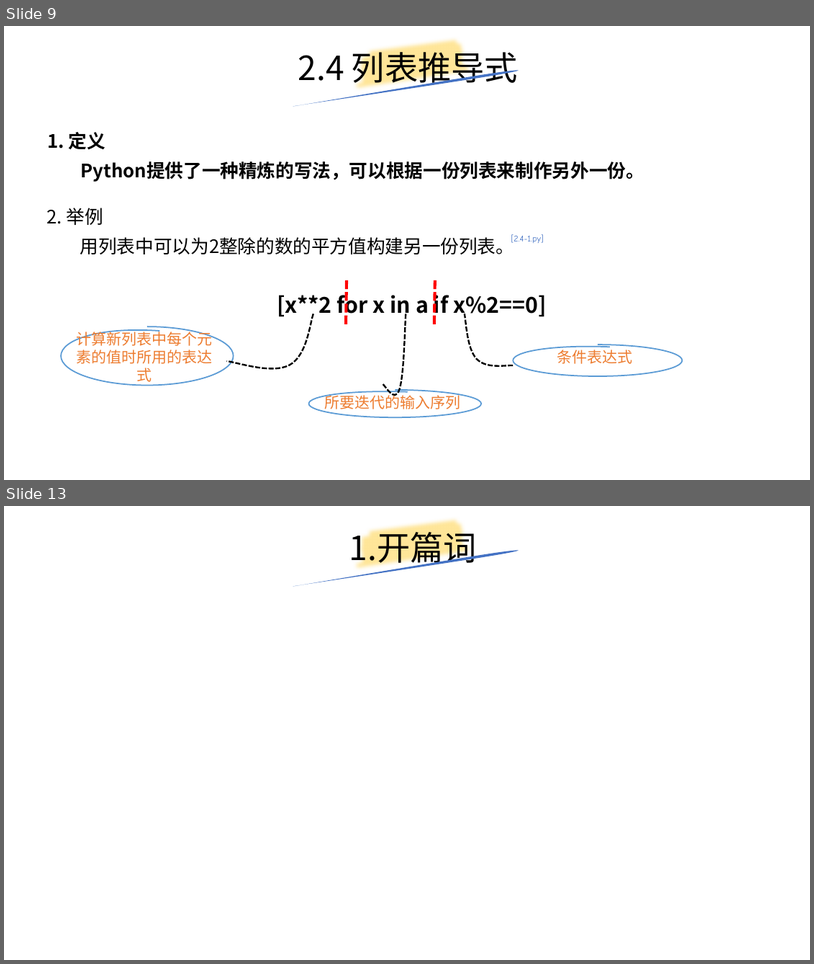
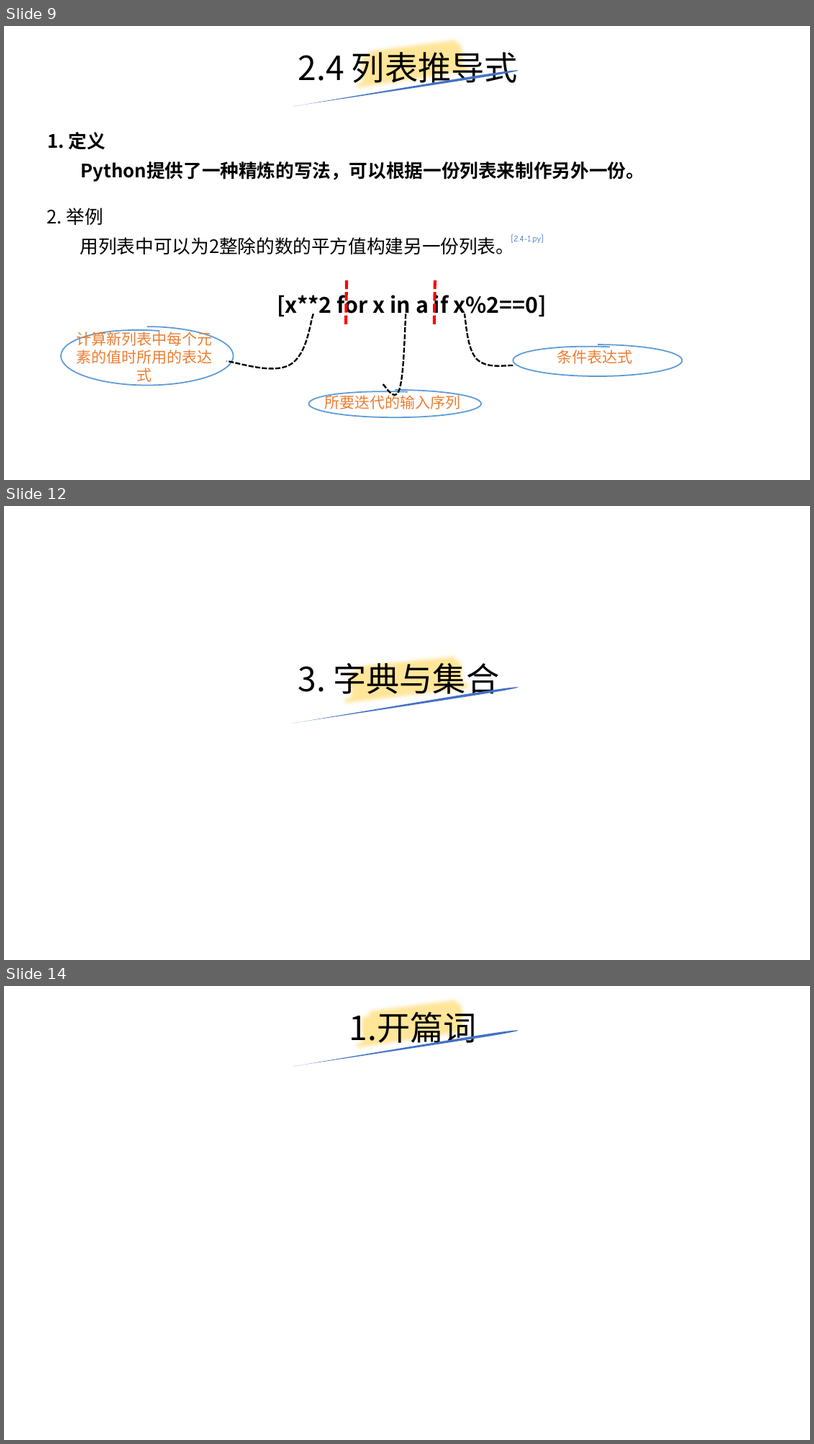
Before and after one commit to yiwenliu/CorePython, a slide deck: PPT/CorePython.pptx. Shown one above the other, each under a label of ours: slides 9 and 13 before the commit, slides 9, 12 and 14 after it; the slides between them are not shown. The pictures are 814x964 and 814x1444 pixels, drawn with LibreOffice and Linux fonts; fonts in the diff are those of the drawing. Boxes give left, top, right and bottom in pixels: in the first picture for what was removed or moved away, otherwise in the second. Text is boxed around its words. In the diff, an @@ line names an element or a change of style, - is before the commit and + after.

```diff
--- a/PPT/CorePython.pptx
+++ b/PPT/CorePython.pptx
@@ slide 12 added at [4,506,810,960], background #FFFFFF @@
@@ freeform shape added at [341,639,476,723], outline #FFE699 16 pt @@
@@ title added at [298,657,499,700], 39.6 pt, text #000000 @@
+3. 字典与集合
@@ freeform shape added at [292,686,520,723], fill #4472C4 @@
@@ what was slide 13 is now slide 14 @@
```
Also in this commit, not shown: 3 slides changed, 3 other slides added, 3 slides removed, 6 other files.
